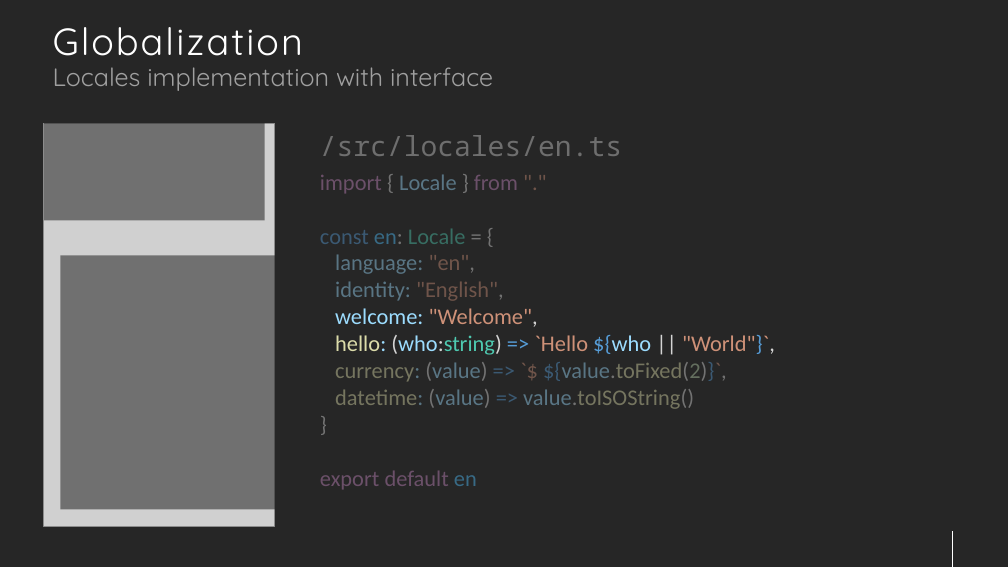
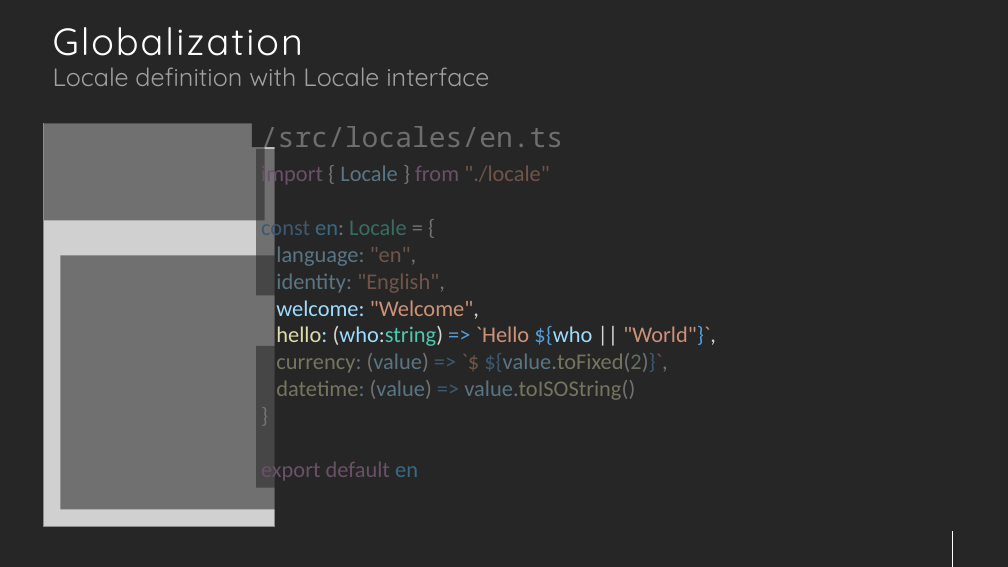
Before and after one commit to jsenaribeiro/react-away, a slide deck: slide 15 of doc/slides/tutorial.pptx (slide 8 before the commit). Drawn at 1008x567 pixels with LibreOffice and Linux fonts; fonts in the diff are those of the drawing; grey boxes stand for pictures. Boxes give left, top, right and bottom in pixels: in the first picture for what was removed or moved away, otherwise in the second. Text is boxed around its words. In the diff, an @@ line names an element or a change of style, - is before the commit and + after.

```diff
--- a/doc/slides/tutorial.pptx
+++ b/doc/slides/tutorial.pptx
@@ text at (x1=53, y1=67, x2=489, y2=86): text changed @@
-Locales implementation with interface
+Locale definition with Locale interface
@@ text "/src/locales/en.ts" rewrapped from (x1=320, y1=135, x2=622, y2=156) to (x1=261, y1=126, x2=563, y2=155) @@
@@ text at (x1=261, y1=162, x2=549, y2=187): text changed @@
-import { Locale } from "."
+import { Locale } from "./locale"
@@ 2 rectangles, 1 text moved together from (x1=315, y1=157, x2=891, y2=496) to (x1=256, y1=149, x2=832, y2=487) @@
```
Also in this commit, not shown: 12 other slides changed, 14 slides added, 17 slides removed, 2 other files.
